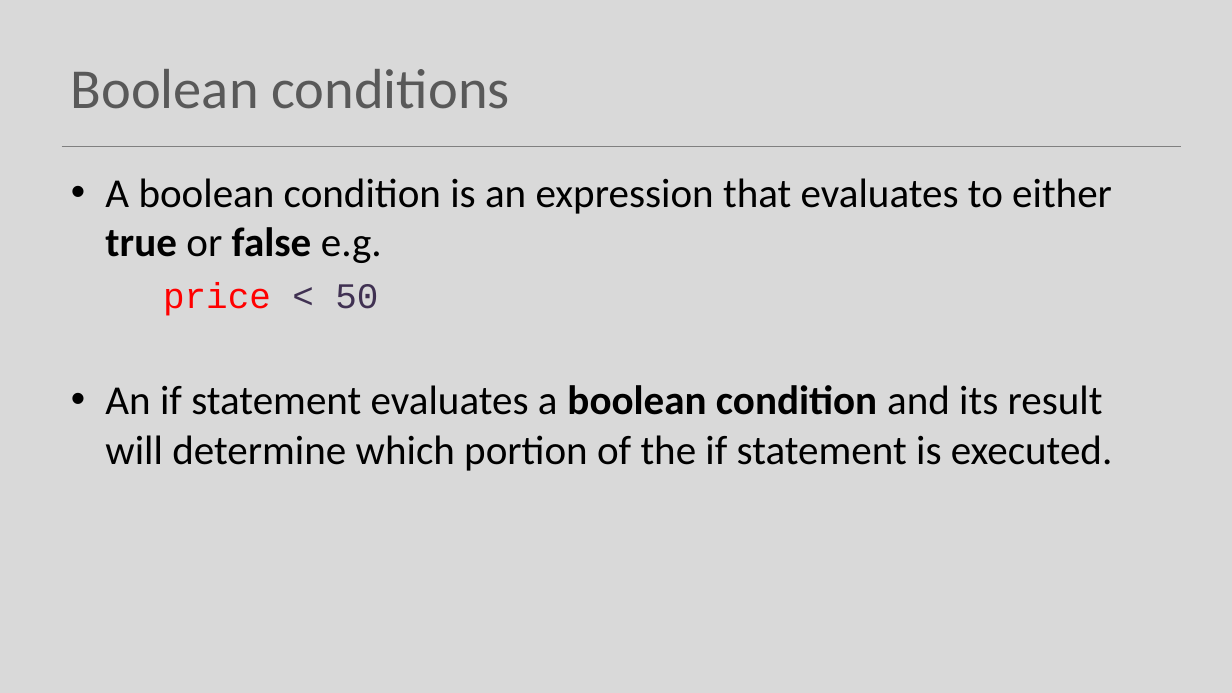
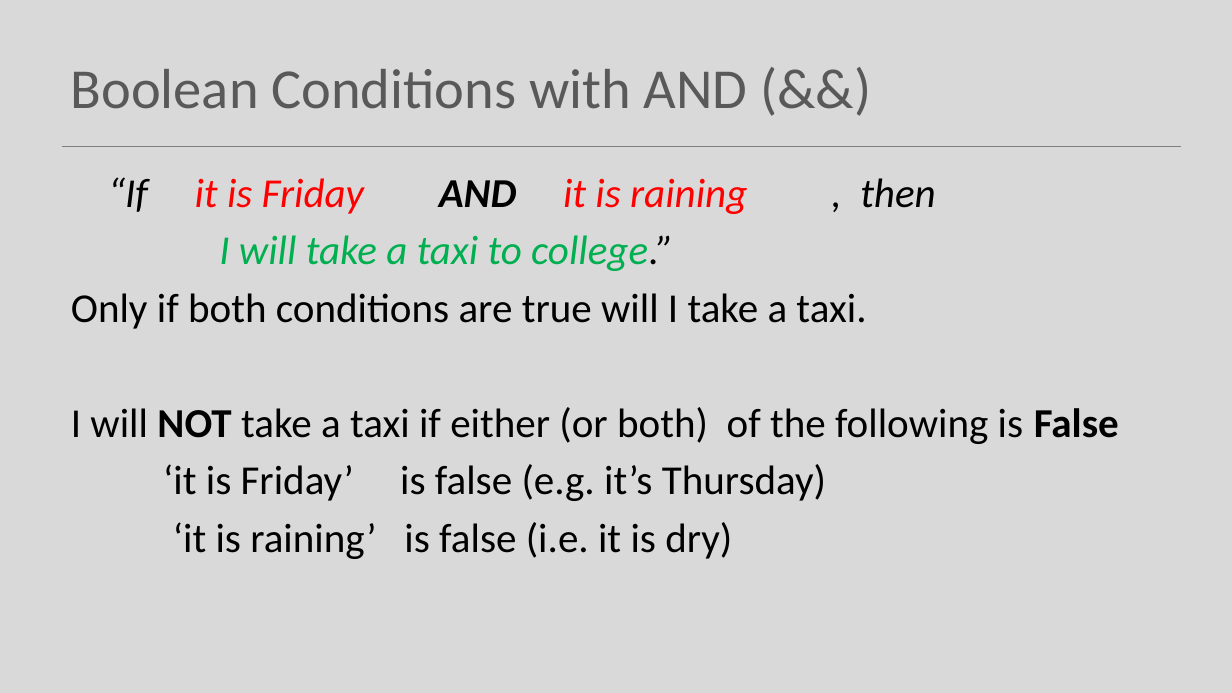
Before and after one commit to Programming-Fundamentals-SETU/prog-fund-1-sept-25, a slide deck: slide 11 of topic04-selection/unit-1/talk-3/c-boolean-cond.pptx (slide 14 before the commit). Drawn at 1232x693 pixels with LibreOffice and Linux fonts; fonts in the diff are those of the drawing. Boxes give left, top, right and bottom in pixels: in the first picture for what was removed or moved away, otherwise in the second. Text is boxed around its words. In the diff, an @@ line names an element or a change of style, - is before the commit and + after.

```diff
--- a/topic04-selection/unit-1/talk-3/c-boolean-cond.pptx
+++ b/topic04-selection/unit-1/talk-3/c-boolean-cond.pptx
@@ title at [71,69,748,109]: text changed @@
-Boolean conditions
+Boolean Conditions with AND (&&)
@@ text at [71,177,1119,559]: text changed @@
-• A boolean condition is an expression that evaluates to either true or false e.g.
-price < 50
-• An if statement evaluates a boolean condition and its result will determine which portion of the if statement is executed.
+“If it is Friday AND it is raining , then
+I will take a taxi to college.”
+Only if both conditions are true will I take a taxi.
+I will NOT take a taxi if either (or both) of the following is False
+‘it is Friday’ is false (e.g. it’s Thursday)
+‘it is raining’ is false (i.e. it is dry)
```
Also in this commit, not shown: 1 other slide changed, 11 slides added, 15 slides removed, 4 other files.
